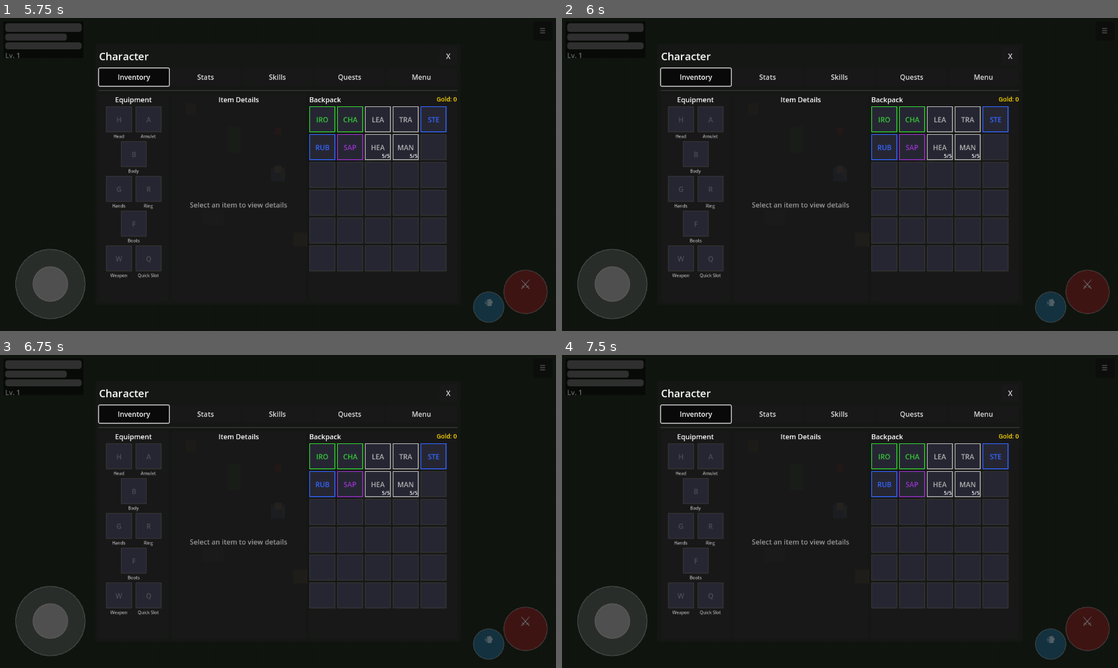
Above: before the commit, frames 1-4 (two rows, left to right).
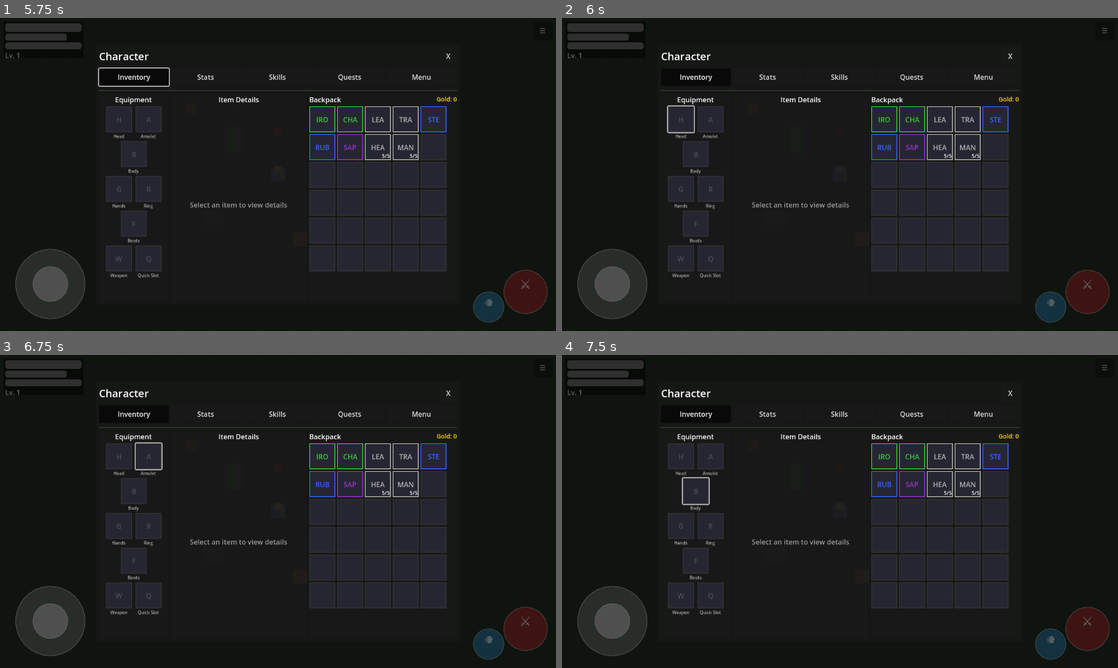
Above: after the commit, the same moments.

Repository: MatousHruska/MobileTestia
Game: Godot game, scene res://scenes/world/test_zone.tscn
Same seed, same stepped clock (60 frames per second), same inputs: the game is played once before the commit and once after it.
Inputs:
- Up to frame 1 (5.75 s): click "☰" at 0.5 s; click "Inventory" at 1.25 s; click "Stats" at 2 s; click "Skills" at 2.75 s; click "Quests" at 3.5 s; click "☰" at 4.25 s; click "Inventory" at 5 s
- Up to frame 2 (6 s): click "H" at 5.75 s
- Up to frame 3 (6.75 s): click "A" at 6.5 s
- Up to frame 4 (7.5 s): click "B" at 7.25 s

Frame 1 is identical in both runs. In frame 2, 0.2% of the frame differs, in the area x 17-31%, y 15-37%; in frame 3, 0.2%; in frame 4, 0.2%, in the area x 17-31%, y 15-48%.

Commit message:
Fix empty slot clicks by setting mouse_filter on child controls

Diff:
--- a/scripts/ui/inventory/inventory_slot.gd
+++ b/scripts/ui/inventory/inventory_slot.gd
@@ -53,6 +53,7 @@
 	rarity_border.name = "RarityBorder"
 	rarity_border.set_anchors_preset(PRESET_FULL_RECT)
 	rarity_border.color = Color(0.3, 0.3, 0.3, 0.5)
+	rarity_border.mouse_filter = Control.MOUSE_FILTER_IGNORE
 	add_child(rarity_border)
 
 	# Background
@@ -64,6 +65,7 @@
 	bg.offset_right = -2
 	bg.offset_bottom = -2
 	bg.color = Color(0.15, 0.15, 0.2, 1.0)
+	bg.mouse_filter = Control.MOUSE_FILTER_IGNORE
 	add_child(bg)
 
 	# Item icon
@@ -76,6 +78,7 @@
 	icon_rect.offset_bottom = -4
 	icon_rect.expand_mode = TextureRect.EXPAND_FIT_WIDTH_PROPORTIONAL
 	icon_rect.stretch_mode = TextureRect.STRETCH_KEEP_ASPECT_CENTERED
+	icon_rect.mouse_filter = Control.MOUSE_FILTER_IGNORE
 	add_child(icon_rect)
 
 	# Ghost label for empty equipment slots
@@ -88,6 +91,7 @@
 	ghost_label.vertical_alignment = VERTICAL_ALIGNMENT_CENTER
 	ghost_label.add_theme_font_size_override("font_size", 16)
 	ghost_label.modulate = Color(0.4, 0.4, 0.4, 0.6)
+	ghost_label.mouse_filter = Control.MOUSE_FILTER_IGNORE
 	add_child(ghost_label)
 
 	# Quantity label (bottom right)
@@ -101,6 +105,7 @@
 	quantity_label.horizontal_alignment = HORIZONTAL_ALIGNMENT_RIGHT
 	quantity_label.add_theme_font_size_override("font_size", 12)
 	quantity_label.visible = false
+	quantity_label.mouse_filter = Control.MOUSE_FILTER_IGNORE
 	add_child(quantity_label)
 
 	# Initialize display
